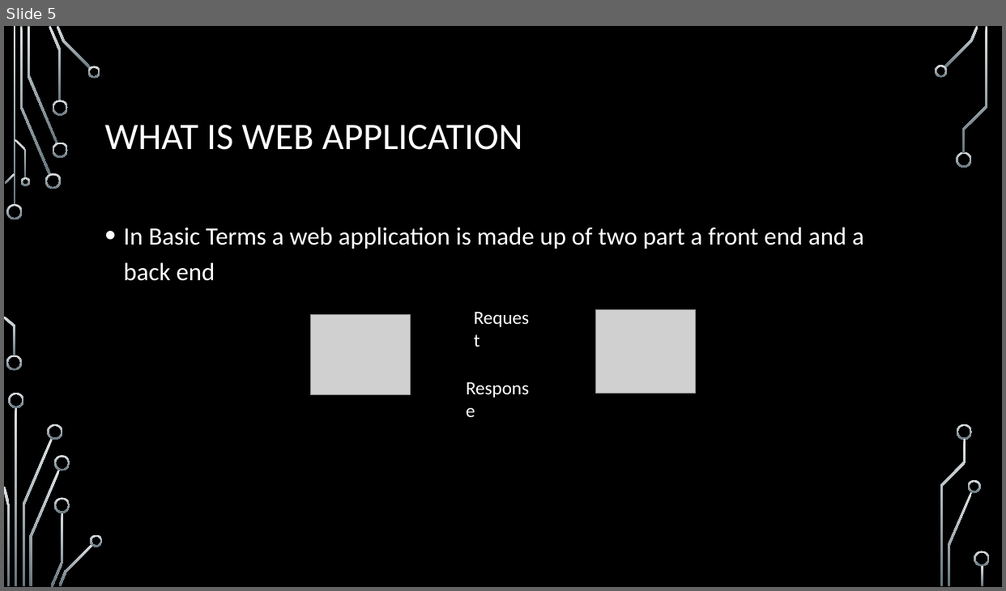
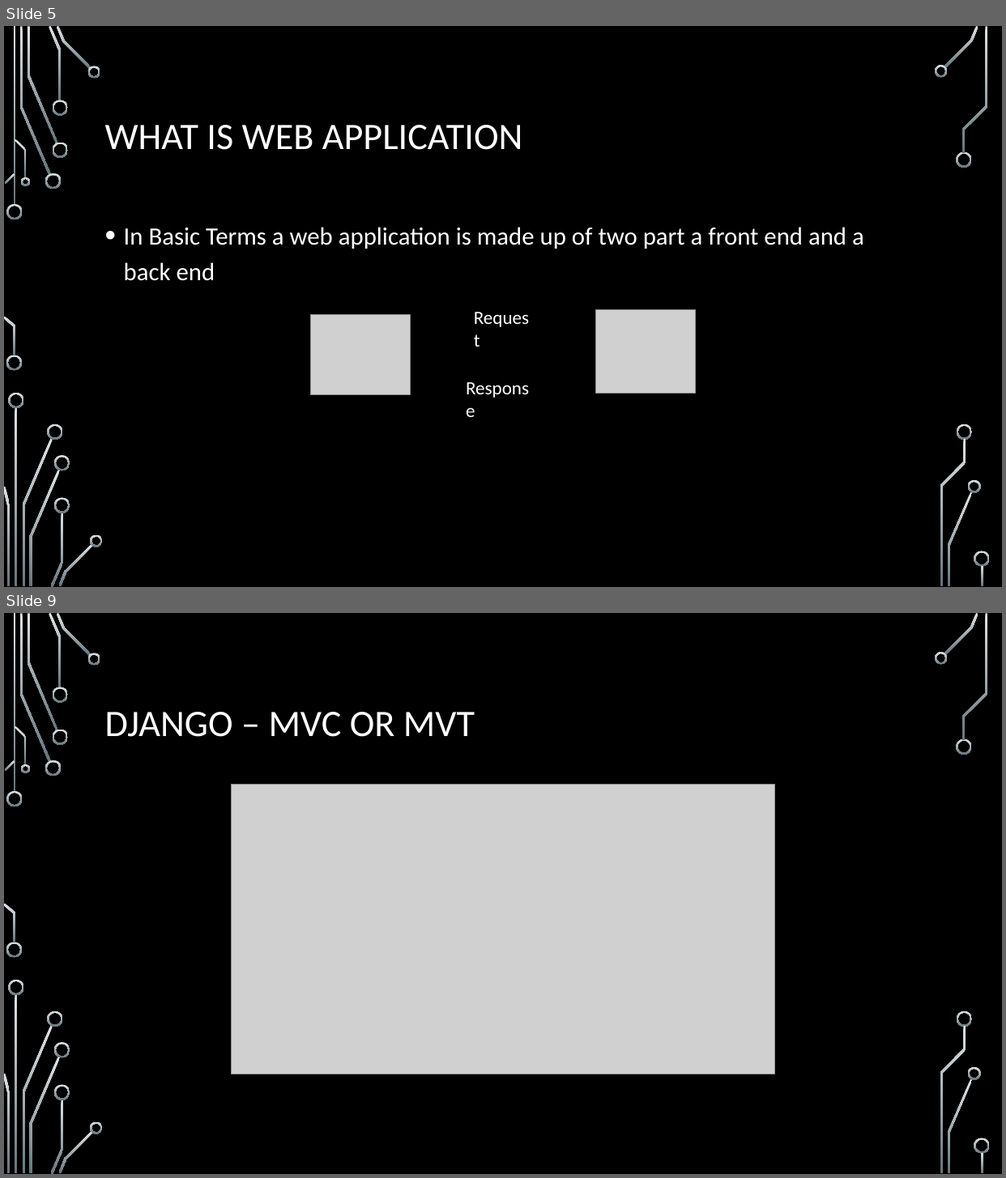
Before and after one commit to gamble4846/DjangoPython, a slide deck: Introduction to Django.pptx. Shown one above the other, each under a label of ours: slide 5 before the commit, slides 5 and 9 after it; the slides between them are not shown. The pictures are 1006x591 and 1006x1178 pixels, drawn with LibreOffice and Linux fonts; fonts in the diff are those of the drawing; grey boxes stand for pictures; background and template pictures are left out. Boxes give left, top, right and bottom in pixels: in the first picture for what was removed or moved away, otherwise in the second. Text is boxed around its words. In the diff, an @@ line names an element or a change of style, - is before the commit and + after.

```diff
--- a/Introduction to Django.pptx
+++ b/Introduction to Django.pptx
@@ slide 9 added at box(4, 613, 1002, 1174), background picture (left out); not listed: 36 template elements that a slide beside it also shows @@
@@ title added at box(105, 712, 475, 737), 36 pt, text #FFFFFF @@
+DJANGO – MVC OR MVT
@@ picture added at box(231, 785, 774, 1074) @@
```
Also in this commit, not shown: 2 slides changed, 5 other slides added.
